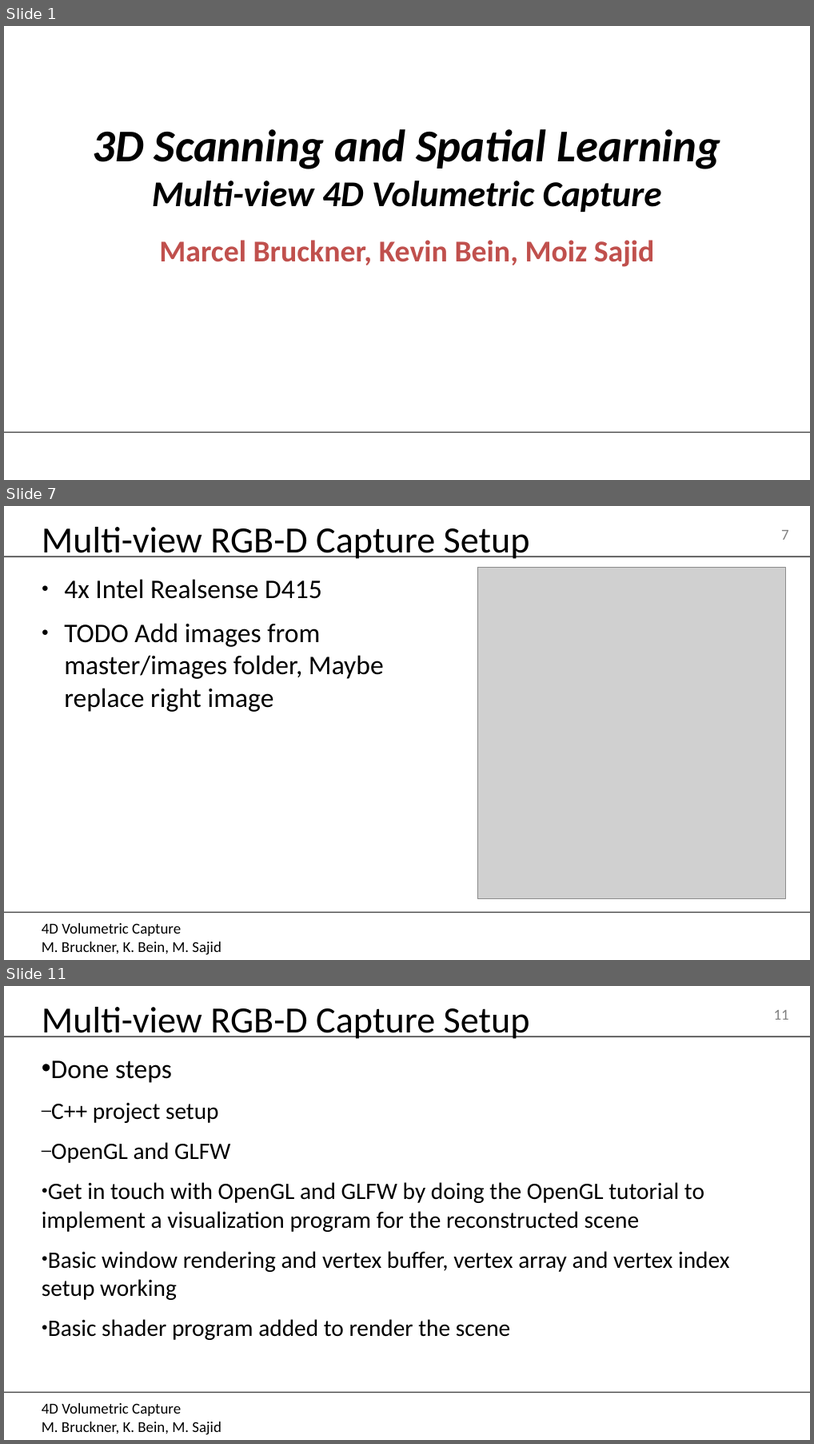
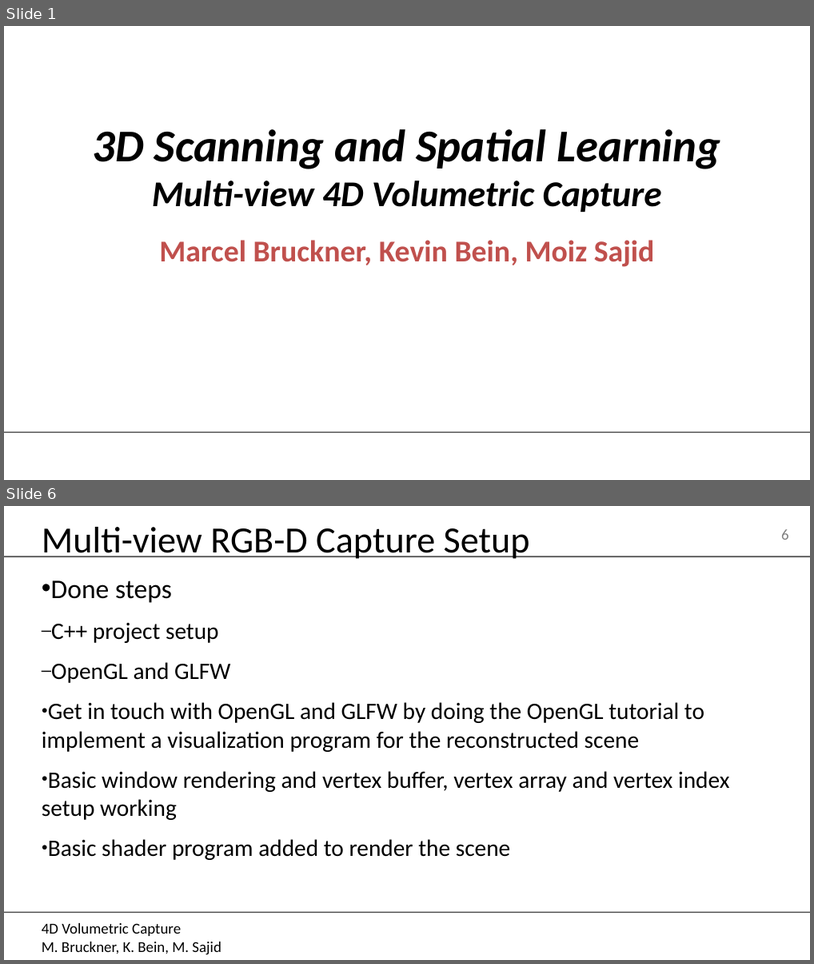
Before and after one commit to MarcelBruckner-TUMProjects/Volumetric-Fusion, a slide deck: Presentations/24.10.2019.pptx. Shown one above the other, each under a label of ours: slides 1, 7 and 11 before the commit, slides 1 and 6 after it; the slides between them are not shown. The pictures are 814x1444 and 814x964 pixels, drawn with LibreOffice and Linux fonts; fonts in the diff are those of the drawing; grey boxes stand for pictures; background and template pictures are left out. Boxes give left, top, right and bottom in pixels: in the first picture for what was removed or moved away, otherwise in the second. Text is boxed around its words. In the diff, an @@ line names an element or a change of style, - is before the commit and + after.

```diff
--- a/Presentations/24.10.2019.pptx
+++ b/Presentations/24.10.2019.pptx
@@ slide 7 removed at box(4, 506, 810, 960), background picture (left out); not listed: 4 template elements that a slide beside it also shows @@
@@ title removed at box(42, 527, 530, 559) @@
-Multi-view RGB-D Capture Setup
@@ picture removed at box(478, 567, 786, 900) @@
@@ text removed at box(64, 579, 384, 712) @@
-● 4x Intel Realsense D415
-● TODO Add images from master/images folder, Maybe replace right image
@@ what was slide 11 is now slide 6 @@
@@ page number at box(782, 529, 790, 540): text changed @@
-11
+6
```
Also in this commit, not shown: 2 slides changed, 3 slides added, 7 other slides removed.
